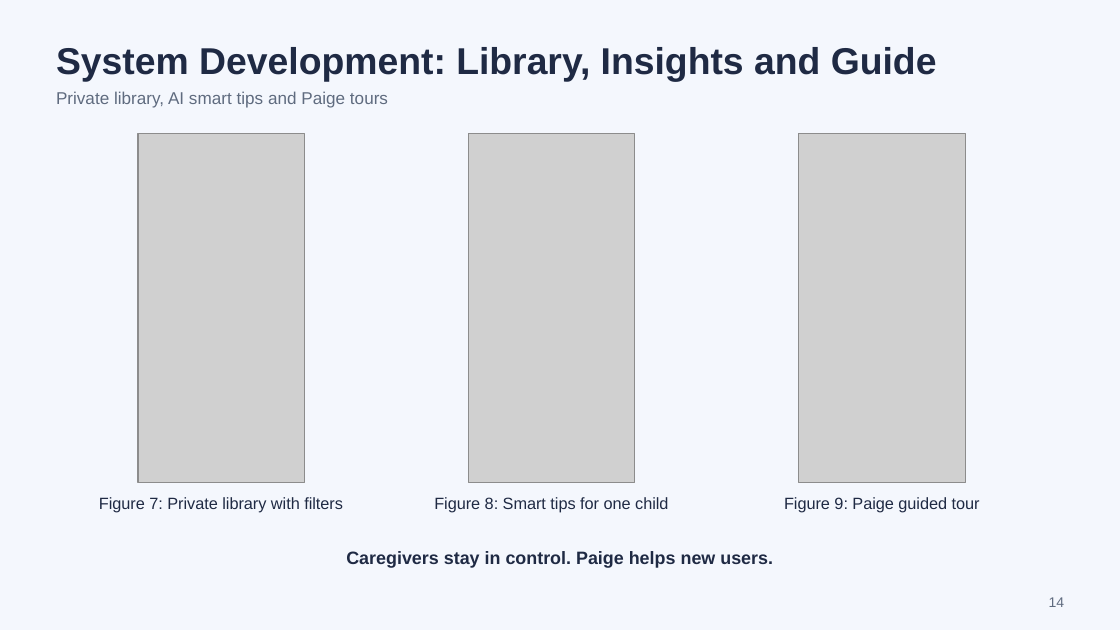
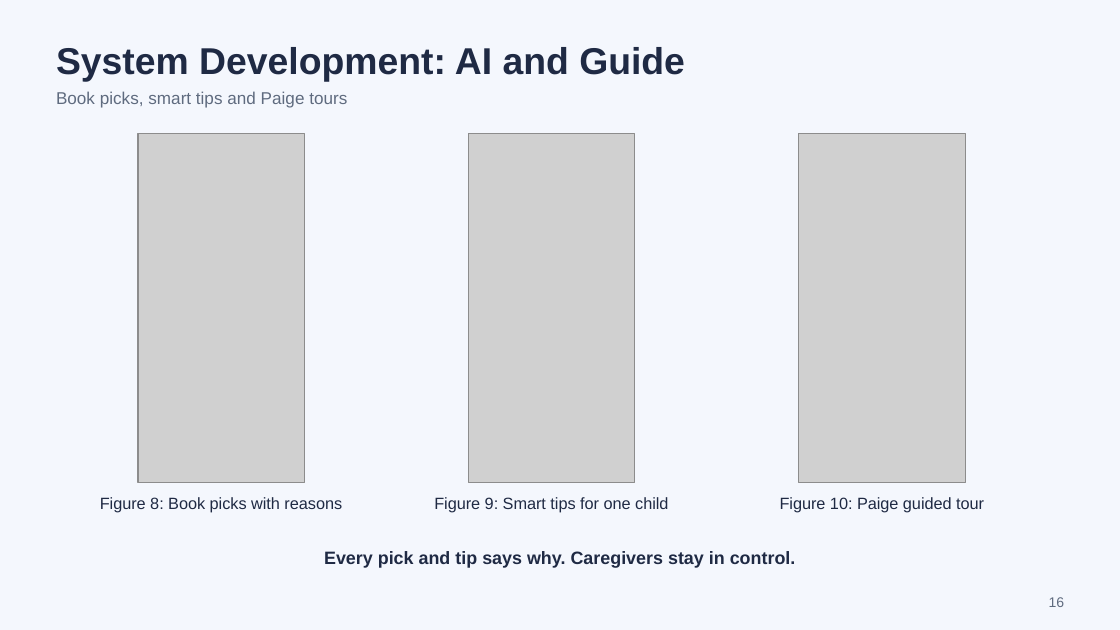
Before and after one commit to scz912/autism_audiobook, a slide deck: slide 16 of deliverables/Visual_Playlist_AP2_Progress.pptx (slide 14 before the commit). Drawn at 1120x630 pixels with LibreOffice and Linux fonts; fonts in the diff are those of the drawing; grey boxes stand for pictures. Boxes give left, top, right and bottom in pixels: in the first picture for what was removed or moved away, otherwise in the second. Text is boxed around its words. In the diff, an @@ line names an element or a change of style, - is before the commit and + after.

```diff
--- a/deliverables/Visual_Playlist_AP2_Progress.pptx
+++ b/deliverables/Visual_Playlist_AP2_Progress.pptx
@@ title at <box>56,47,685,81</box>: text changed @@
-System Development: Library, Insights and Guide
+System Development: AI and Guide
@@ text at <box>56,91,347,108</box>: text changed @@
-Private library, AI smart tips and Paige tours
+Book picks, smart tips and Paige tours
@@ text at <box>100,497,342,512</box>: text changed @@
-Figure 7: Private library with filters
+Figure 8: Book picks with reasons
@@ text at <box>434,497,668,512</box>: text changed @@
-Figure 8: Smart tips for one child
+Figure 9: Smart tips for one child
@@ text at <box>780,497,984,512</box>: text changed @@
-Figure 9: Paige guided tour
+Figure 10: Paige guided tour
@@ text at <box>324,551,796,568</box>: text changed @@
-Caregivers stay in control. Paige helps new users.
+Every pick and tip says why. Caregivers stay in control.
@@ page number at <box>1049,597,1065,607</box>: text changed @@
-14
+16
```
Also in this commit, not shown: 9 other slides changed, 2 slides added, 8 other files.
